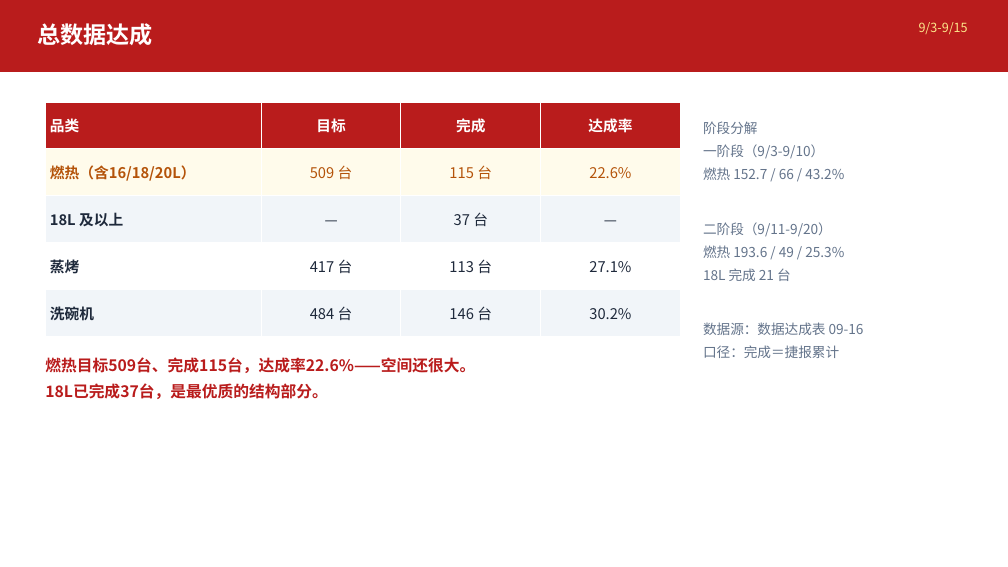
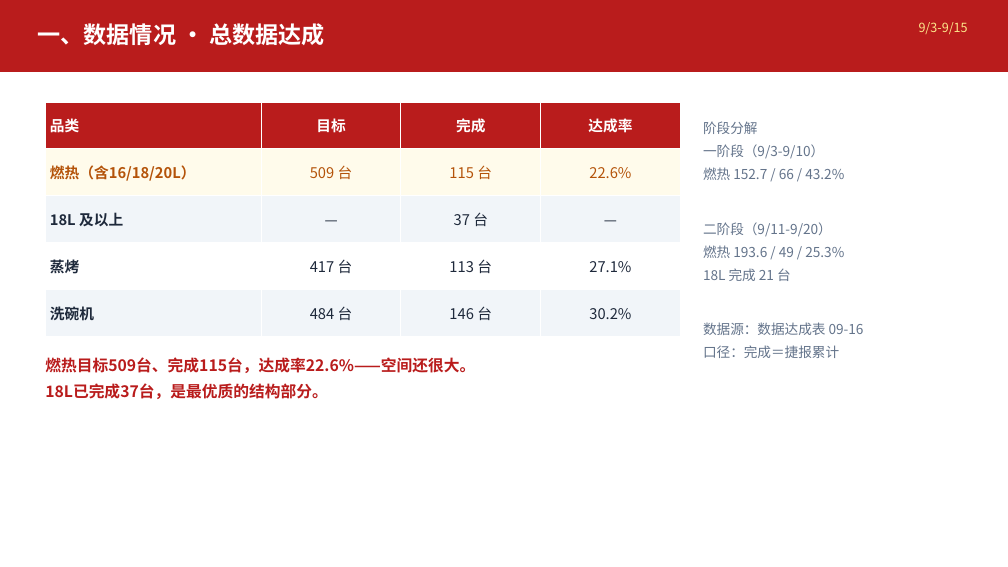
Before and after one commit to Wengweijian/BB-jiaofuzhongxin, a slide deck: slide 2 of 经销商培训_分享会完整版.pptx. Drawn at 1008x567 pixels with LibreOffice and Linux fonts; fonts in the diff are those of the drawing; background and template pictures are left out. Boxes give left, top, right and bottom in pixels: in the first picture for what was removed or moved away, otherwise in the second. Text is boxed around its words. In the diff, an @@ line names an element or a change of style, - is before the commit and + after.

```diff
--- a/经销商培训_分享会完整版.pptx
+++ b/经销商培训_分享会完整版.pptx
@@ text at (38, 23, 325, 45): text changed @@
-总数据达成
+一、数据情况 · 总数据达成
```
Also in this commit, not shown: 12 other slides changed, 3 slides added.
